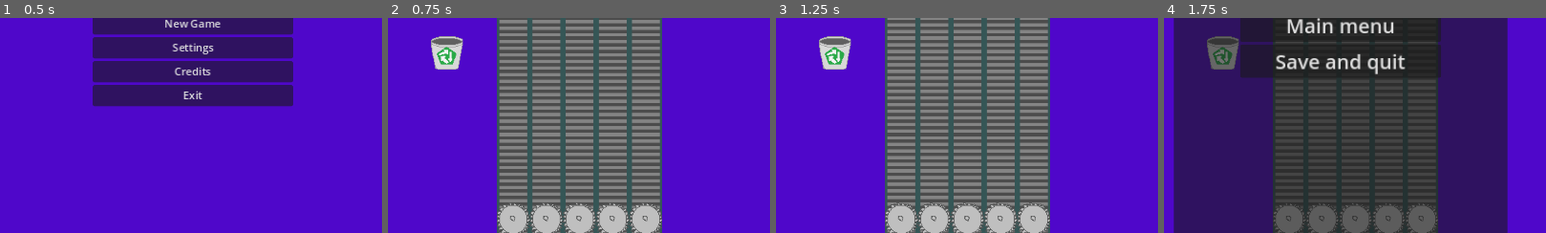
Above: before the commit, frames 1-4 (left to right).
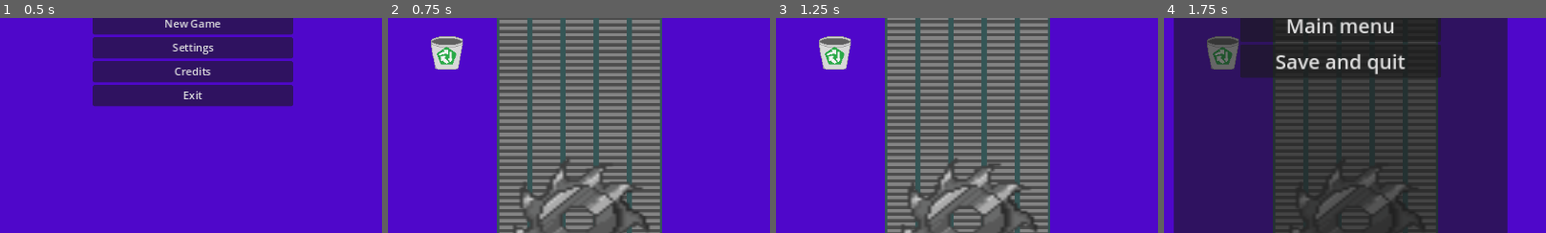
Above: after the commit, the same moments.

Repository: limbosmall/twilight-saw
Game: Godot game, scene res://working area/StartingScreen.tscn
The game is run twice, just before and just after one commit, with the same random seed, the same clock (stepped at 60 frames per second) and the same inputs.
Inputs (mouse positions are % of the whole screen's width and height, from its top left):
- Up to frame 1 (0.5 s): no input
- Up to frame 2 (0.75 s): click "New Game" at 0.5 s
- Up to frame 3 (1.25 s): no input
- Up to frame 4 (1.75 s): click (95, 8) at 1.25 s
The pictures show only the part of the screen within x 25-75%, y 50-100%; the shares and areas given below are measured in that part.

Frame 1 is identical in both runs. In frame 2, 7.0% of the frame differs, in the area x 28-72%, y 65-100%; in frame 3, 7.1%, in the area x 28-72%, y 64-100%; in frame 4, 3.9%.

Commit message:
Добавлены ABPoint, изменены спрайты

Diff:
--- a/Twilight saw/global/global.gd
+++ b/Twilight saw/global/global.gd
@@ -6,7 +6,10 @@
 var has_saved_data = false #Используется в Load_btn на StartingScreen
 var must_load_data = false #Используется в Load_btn на StartingScreen
 
-var saw_lvl = 1 #Пока ненужная хуйня
+var ABphline_radius = 200
+var ABmax_points = 5
+var big_saw_dmg = 10 #Пока ненужная хуйня
+var twilight_saw_dmg = 50
 
 var tiles_cant_spawn = [] #Используется в twilight_saw.gd и spawn_checker.gd
 var tilemap: TileMap #Лучше ничего не придумал #Используется в spawn_checker.gd
--- a/Twilight saw/other control nodes/PauseMenu.gd
+++ b/Twilight saw/other control nodes/PauseMenu.gd
@@ -19,12 +19,15 @@
 func save_data():
 	var game_data = {
 		"score": gb.global_score,
-		"saw level": gb.saw_lvl,
+		"big saw damage": gb.big_saw_dmg,
+		"twilight saw damage": gb.twilight_saw_dmg,
 		"tiles cant spawn": gb.tiles_cant_spawn,
 		"things": []
 	}
 	if len(get_tree().get_nodes_in_group("Savable")) != 0:
 		for thing in get_tree().get_nodes_in_group("Savable"):
+			if thing.destroying:
+				continue
 			game_data["things"].append({
 				"sprite_texture": thing.localsprite.texture.resource_path,
 				"collision_size": thing.collision_size,
@@ -53,7 +56,9 @@
 		get_tree().paused = false
 
 func _on_main_menu_pressed():
-	quiter("MainMenu")
+	if paused:
+		quiter("MainMenu")
 
 func _on_save_and_quit_pressed():
-	quiter("Save and quit")
+	if paused:
+		quiter("Save and quit")
--- a/Twilight saw/other nodes/Saw.gd
+++ b/Twilight saw/other nodes/Saw.gd
@@ -14,4 +14,4 @@
 func Clicked():
 	$AnimatedSprite2D.play("default")
 	for thing in things:
-		thing.Sawed()
+		thing.Sawed(gb.big_saw_dmg)
--- a/Twilight saw/other nodes/Saw.tscn
+++ b/Twilight saw/other nodes/Saw.tscn
@@ -1,57 +1,41 @@
-[gd_scene load_steps=9 format=3 uid="uid://dlhh64w58q3nw"]
+[gd_scene load_steps=6 format=3 uid="uid://dlhh64w58q3nw"]
 
-[ext_resource type="Texture2D" uid="uid://dvfop1x3u0j1k" path="res://sprites/saw.png" id="1_0ksly"]
 [ext_resource type="Script" path="res://other nodes/Saw.gd" id="1_msp67"]
+[ext_resource type="Texture2D" uid="uid://d3tn0u8ee0jer" path="res://sprites/пила нов.png" id="2_cfhk0"]
 
-[sub_resource type="AtlasTexture" id="AtlasTexture_4mmvr"]
-atlas = ExtResource("1_0ksly")
-region = Rect2(0, 0, 50, 50)
-
-[sub_resource type="AtlasTexture" id="AtlasTexture_puyky"]
-atlas = ExtResource("1_0ksly")
-region = Rect2(50, 0, 50, 50)
-
-[sub_resource type="AtlasTexture" id="AtlasTexture_ght4g"]
-atlas = ExtResource("1_0ksly")
-region = Rect2(100, 0, 50, 50)
+[sub_resource type="RectangleShape2D" id="RectangleShape2D_1qgwl"]
+size = Vector2(50, 48)
 
 [sub_resource type="SpriteFrames" id="SpriteFrames_d0trn"]
 animations = [{
 "frames": [{
 "duration": 1.0,
-"texture": SubResource("AtlasTexture_4mmvr")
-}, {
-"duration": 1.0,
-"texture": SubResource("AtlasTexture_puyky")
-}, {
-"duration": 1.0,
-"texture": SubResource("AtlasTexture_ght4g")
+"texture": ExtResource("2_cfhk0")
 }],
 "loop": false,
 "name": &"default",
 "speed": 10.0
 }]
 
-[sub_resource type="RectangleShape2D" id="RectangleShape2D_1qgwl"]
-size = Vector2(50, 74)
-
 [sub_resource type="RectangleShape2D" id="RectangleShape2D_qrvvm"]
 size = Vector2(50, 20)
 
 [node name="Area2D" type="Area2D" groups=["Saw"]]
+scale = Vector2(5, 4)
 collision_layer = 255
 collision_mask = 255
 script = ExtResource("1_msp67")
 
+[node name="CollisionShape2D" type="CollisionShape2D" parent="."]
+position = Vector2(0, 1)
+shape = SubResource("RectangleShape2D_1qgwl")
+
 [node name="AnimatedSprite2D" type="AnimatedSprite2D" parent="."]
 sprite_frames = SubResource("SpriteFrames_d0trn")
-frame_progress = 0.0667784
-
-[node name="CollisionShape2D" type="CollisionShape2D" parent="."]
-position = Vector2(0, -12)
-shape = SubResource("RectangleShape2D_1qgwl")
+frame_progress = 1.0
 
 [node name="StaticBody2D" type="StaticBody2D" parent="."]
+position = Vector2(0, -1.75)
 
 [node name="CollisionShape2D" type="CollisionShape2D" parent="StaticBody2D"]
 shape = SubResource("RectangleShape2D_qrvvm")
--- a/Twilight saw/other nodes/log1.gd
+++ b/Twilight saw/other nodes/log1.gd
@@ -15,8 +15,8 @@
 	if not destroying:
 		move_and_collide(Vector2(0, 1) * gb.game_speed)
 
-func Sawed():
-	local_hp -= 10 * gb.saw_lvl
+func Sawed(dmg):
+	local_hp -= dmg
 	if clicked == false:
 		clicked = true
 		var tween_blink1 = self.create_tween()
--- a/Twilight saw/other nodes/mouse_checker.gd
+++ b/Twilight saw/other nodes/mouse_checker.gd
@@ -3,7 +3,12 @@
 var trash = []
 var saws = []
 var logs = []
+var ABpointing = false
+var pointcount = 1
 var cusor_pick
+var phline
+
+const point = preload("res://other nodes/point.tscn")
 
 class CursorLog:
 	extends Sprite2D
@@ -16,6 +21,59 @@
 		set("log_group", original_body.get_groups()[1])
 		set("original_log", original_body)
 
+class PhantomLine:
+	extends Line2D
+
+	var stpt
+	var endpt
+	var pts = []
+	var connectline = Line2D.new()
+
+	func _init(StartingPoint: Vector2):
+		stpt = StartingPoint
+
+	func _ready():
+		get_parent().add_child(connectline)
+		connectline.default_color = Color(1, 1, 1, 0.7)
+		connectline.width = 8
+		connectline.add_point(stpt)
+		self.default_color = Color(1, 1, 1, 0.5)
+		self.width = 4
+		CreatePoint(stpt)
+
+	func _process(_delta):
+		endpt = get_global_mouse_position()
+		var direction = (endpt - stpt).normalized()
+		if stpt.distance_to(endpt) > gb.ABphline_radius:
+			endpt = stpt + direction * gb.ABphline_radius
+		self.points = [stpt, endpt]
+
+	func Clicked():
+		CreatePoint(endpt)
+		connectline.add_point(endpt)
+		stpt = endpt
+		if get_parent().get_node("MouseChecker").pointcount > gb.ABmax_points:
+			#Код для спавна пилы, идущей по пути с точками connectline, и уничтожения точек с connectline, но мне лень писать его :Р
+			var saw_scene = preload("res://other nodes/twilight_saw_rot.tscn").instantiate()
+			for point in connectline.points:
+				saw_scene.points.append(point)
+			for child in pts:
+				child.queue_free()
+			connectline.queue_free()
+			get_parent().add_child(saw_scene)
+			get_parent().get_node("MouseChecker").phline = null
+			get_parent().get_node("MouseChecker").pointcount = 1
+			get_parent().get_node("MouseChecker").ABpointing = false
+			queue_free()
+
+	func CreatePoint(pos):
+		var instapoint = get_parent().get_node("MouseChecker").point.instantiate()
+		pts.append(instapoint)
+		get_parent().add_child(instapoint)
+		instapoint.global_position = pos
+		instapoint.get_node("Label").text = str(get_parent().get_node("MouseChecker").pointcount)
+		get_parent().get_node("MouseChecker").pointcount += 1
+
 func _process(_delta):
 	self.global_position = get_global_mouse_position()
 
@@ -23,11 +81,15 @@
 	if event is InputEventMouseButton:
 		if event.button_index == MOUSE_BUTTON_LEFT:
 			if event.pressed:
-				if len(logs) != 0:
+				if len(logs) != 0 and !ABpointing:
 					cusor_pick = CursorLog.new(logs[0])
 					cusor_pick.z_index = 1
 					add_child(cusor_pick)
 			else:
+				if len(logs) == 0 and len(saws) == 0 and len(trash) == 0 and !is_instance_valid(cusor_pick) and !ABpointing:
+					ABpointing = true
+				if ABpointing:
+					ABPointer()
 				if is_instance_valid(cusor_pick):
 					if cusor_pick.can_stack:
 						cusor_pick.original_log.queue_free()
@@ -37,13 +99,20 @@
 					else:
 						cusor_pick.queue_free()
 						cusor_pick = null
-				elif len(trash) != 0:
+				elif len(trash) != 0 and !ABpointing:
 					for body in trash:
 						if not body.destroying:
 							body.Destroy()
-				elif len(saws) != 0:
+				elif len(saws) != 0 and !ABpointing:
 					for body in saws:
 						body.Clicked()
+
+func ABPointer():
+	if is_instance_valid(phline):
+		phline.Clicked()
+	else:
+		phline = PhantomLine.new(self.global_position)
+		owner.add_child(phline)
 
 func _on_body_entered(body):
 	if body.is_in_group("Trash"):
--- /dev/null
+++ b/Twilight saw/other nodes/point.tscn
@@ -0,0 +1,18 @@
+[gd_scene load_steps=2 format=3 uid="uid://o4xcch03awui"]
+
+[sub_resource type="SphereMesh" id="SphereMesh_jkvns"]
+
+[node name="Point" type="Node2D"]
+modulate = Color(1, 1, 1, 0.627451)
+
+[node name="MeshInstance2D" type="MeshInstance2D" parent="."]
+scale = Vector2(13.142, 13.142)
+mesh = SubResource("SphereMesh_jkvns")
+
+[node name="Label" type="Label" parent="."]
+offset_left = -5.0
+offset_top = -12.0
+offset_right = 5.0
+offset_bottom = 11.0
+theme_override_colors/font_color = Color(0, 0, 0, 1)
+text = "1"
--- /dev/null
+++ b/Twilight saw/other nodes/twilight_saw_rot.gd
@@ -0,0 +1,28 @@
+extends Area2D
+
+var points = []
+var next_point
+var direction
+var current_index = 0
+var speed = 200 * gb.game_speed
+
+func _ready():
+	global_position = points[0]
+	current_index = 1
+	next_point = points[1]
+	direction = (next_point - global_position).normalized()
+
+func _process(delta):
+	$Sprite2D.rotation += 0.5
+
+	if (global_position - next_point).length() < 0.1:
+		current_index = (current_index + 1) % points.size()
+		next_point = points[current_index]
+		direction = (next_point - global_position).normalized()
+	global_position += direction * delta * speed
+	if (global_position - points[-1]).length() < 0.1:
+		queue_free()
+
+func _on_body_entered(body):
+	if body.is_in_group("Log") or body.is_in_group("Trash"):
+		body.Sawed(gb.twilight_saw_dmg)
--- /dev/null
+++ b/Twilight saw/other nodes/twilight_saw_rot.tscn
@@ -0,0 +1,18 @@
+[gd_scene load_steps=4 format=3 uid="uid://jihwdrc7av3t"]
+
+[ext_resource type="Script" path="res://other nodes/twilight_saw_rot.gd" id="1_008x4"]
+[ext_resource type="Texture2D" uid="uid://d3tn0u8ee0jer" path="res://sprites/пила нов.png" id="1_kqo70"]
+
+[sub_resource type="CircleShape2D" id="CircleShape2D_i57bh"]
+radius = 22.0
+
+[node name="TwilightSawRot" type="Area2D"]
+script = ExtResource("1_008x4")
+
+[node name="Sprite2D" type="Sprite2D" parent="."]
+texture = ExtResource("1_kqo70")
+
+[node name="CollisionShape2D" type="CollisionShape2D" parent="."]
+shape = SubResource("CircleShape2D_i57bh")
+
+[connection signal="body_entered" from="." to="." method="_on_body_entered"]
--- a/Twilight saw/working area/twilight_saw.gd
+++ b/Twilight saw/working area/twilight_saw.gd
@@ -1,8 +1,8 @@
 extends Node2D
 
-var things = [["res://sprites/Log1.png", Vector2(40, 120), "Savable", "Log","Log1", 50, 120, 5],
-["res://sprites/Log2.png", Vector2(40, 77), "Savable", "Log", "Log2" , 30, 70, 3],
-["res://sprites/Log3.png", Vector2(40, 57), "Savable", "Log", "Log3" , 10, 50, 3],
+var things = [["res://sprites/ДУБ.png", Vector2(40, 50), "Savable", "Log","Log1", 50, 120, 5],
+["res://sprites/БЕРЕЗА.png", Vector2(40, 50), "Savable", "Log", "Log2" , 30, 70, 3],
+["res://sprites/сосева.png", Vector2(40, 50), "Savable", "Log", "Log3" , 10, 50, 3],
 ["res://sprites/Trash1.png", Vector2(40, 48), "Savable", "Trash", "Trash1" , 0, 50, 0],
 ["res://sprites/Trash2.png", Vector2(40, 100), "Savable", "Trash", "Trash2" , 0, 100, 0]]
 
@@ -44,9 +44,9 @@
 	var file = FileAccess.open("user://TwilightSawSaveFile.json", FileAccess.READ)
 	var content = file.get_var()
 	file = null
-	print(content)
 	gb.global_score = content["score"]
-	gb.saw_lvl = content["saw level"]
+	gb.big_saw_dmg = content["big saw damage"]
+	gb.twilight_saw_dmg = content["twilight saw damage"]
 	gb.tiles_cant_spawn = content["tiles cant spawn"]
 	if len(content["things"]) != 0:
 		for thing in content["things"]:
--- a/Twilight saw/working area/twilight_saw.tscn
+++ b/Twilight saw/working area/twilight_saw.tscn
@@ -23,7 +23,7 @@
 
 [node name="TileMap" parent="." instance=ExtResource("1_w887x")]
 layer_0/tile_data = PackedInt32Array(-65527, 0, 65536, 9, 0, 65536, 65545, 0, 65536, 131081, 0, 65536, 196617, 0, 65536 …(1241 unchanged characters)…
-layer_1/tile_data = PackedInt32Array(458759, 1, 0, 786441, 0, 196608, 786442, 0, 196608, 786443, 0, 196608, 786444, 0, 196608, 786445, 0, 196608, -131063, 0, 131072, -131062, 0, 131072, -131061, 0, 131072, -131060, 0, 131072, -131059, 0, 131072)
+layer_1/tile_data = PackedInt32Array(458759, 1, 0, -131063, 0, 131072, -131062, 0, 131072, -131061, 0, 131072, -131060, 0, 131072, -131059, 0, 131072, 786443, 0, 196608)
 
 [node name="Camera2D" type="Camera2D" parent="."]
 position = Vector2(577, 322)
Binary file added: Twilight saw/sprites/БЕРЕЗА.png
Not shown, added: Twilight saw/sprites/БЕРЕЗА.png.import
Binary file added: Twilight saw/sprites/ДУБ.png
Not shown, added: Twilight saw/sprites/ДУБ.png.import
Binary file added: Twilight saw/sprites/пила нов.png
Not shown, added: Twilight saw/sprites/пила нов.png.import
Binary file added: Twilight saw/sprites/сосева.png
Not shown, added: Twilight saw/sprites/сосева.png.import
